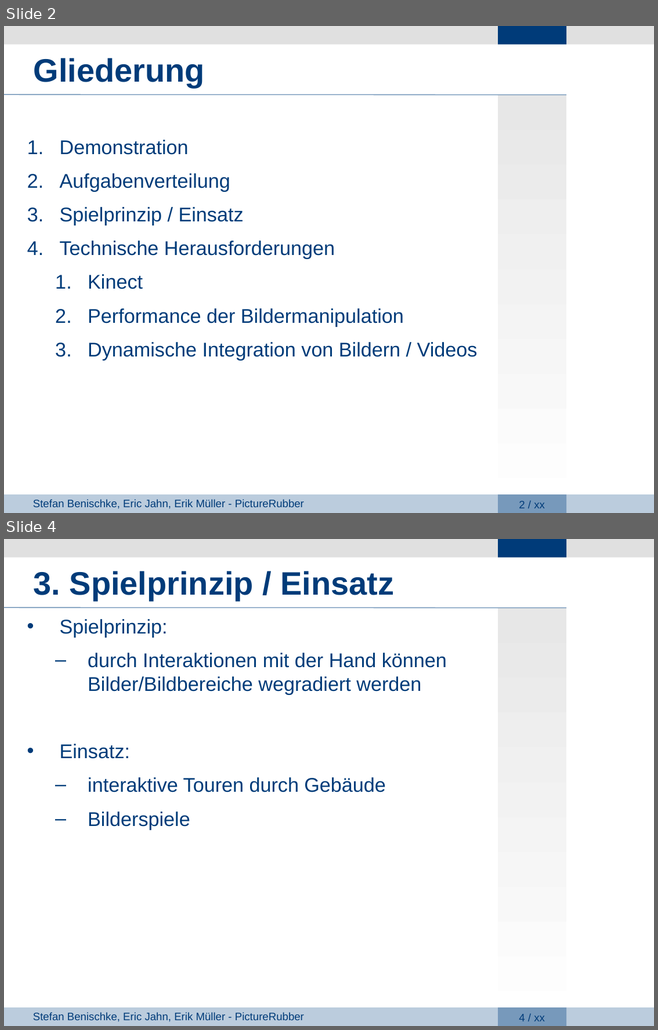
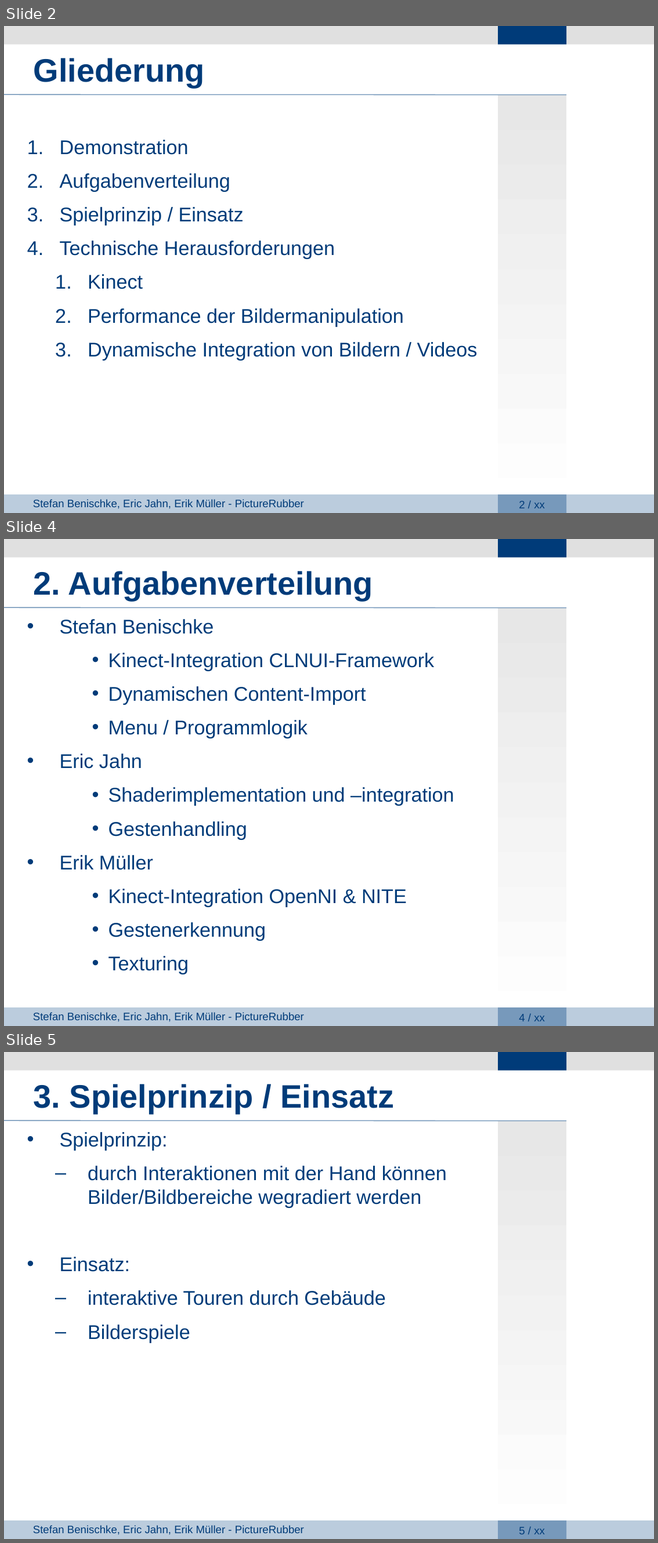
Before and after one commit to giuliarouge/picturerubber, a slide deck: Präsentation.ppt. Shown one above the other, each under a label of ours: slides 2 and 4 before the commit, slides 2, 4 and 5 after it; the slides between them are not shown. The pictures are 658x1030 and 658x1543 pixels, drawn with LibreOffice and Linux fonts; fonts in the diff are those of the drawing; background and template pictures are left out. Boxes give left, top, right and bottom in pixels: in the first picture for what was removed or moved away, otherwise in the second. Text is boxed around its words. In the diff, an @@ line names an element or a change of style, - is before the commit and + after.

```diff
--- a/Präsentation.ppt
+++ b/Präsentation.ppt
@@ slide 4 added at (4,539,654,1026), background #FFFFFF; not listed: 8 template elements that a slide beside it also shows @@
@@ text added at (34,571,373,600), 36 pt, text #003B79, bold @@
+2. Aufgabenverteilung
@@ text added at (60,619,453,975), 22 pt, text #003B79 @@
+• Stefan Benischke
+    • Kinect-Integration CLNUI-Framework
+    • Dynamischen Content-Import
+    • Menu / Programmlogik
+• Eric Jahn
+    • Shaderimplementation und –integration
+    • Gestenhandling
+• Erik Müller
+    • Kinect-Integration OpenNI & NITE
+    • Gestenerkennung
+    • Texturing
@@ what was slide 4 is now slide 5 @@
@@ page number at (518,1527,545,1535): text changed @@
-4 / xx
+5 / xx
```
Also in this commit, not shown: 6 slides changed, 7 other slides added, 1 slide removed, 3 other files.
